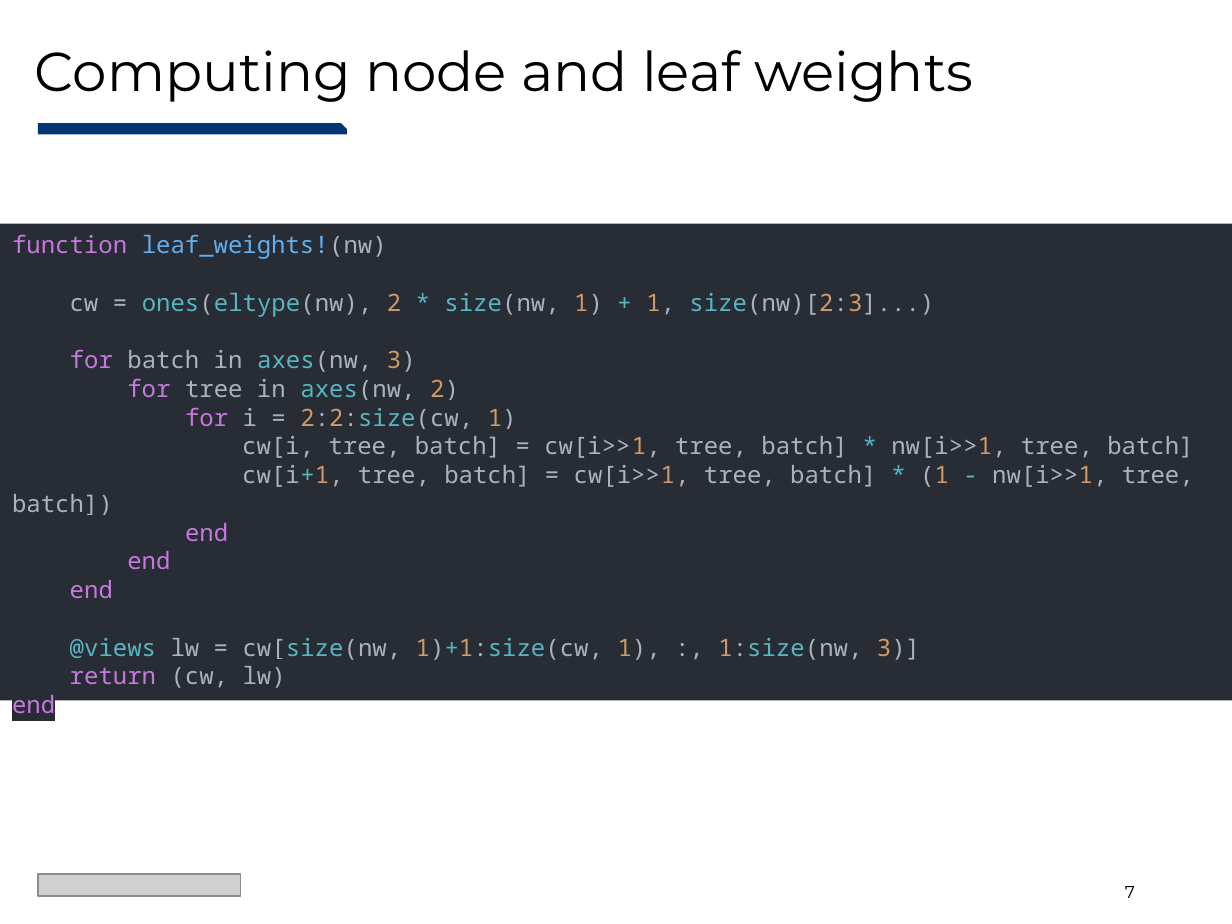
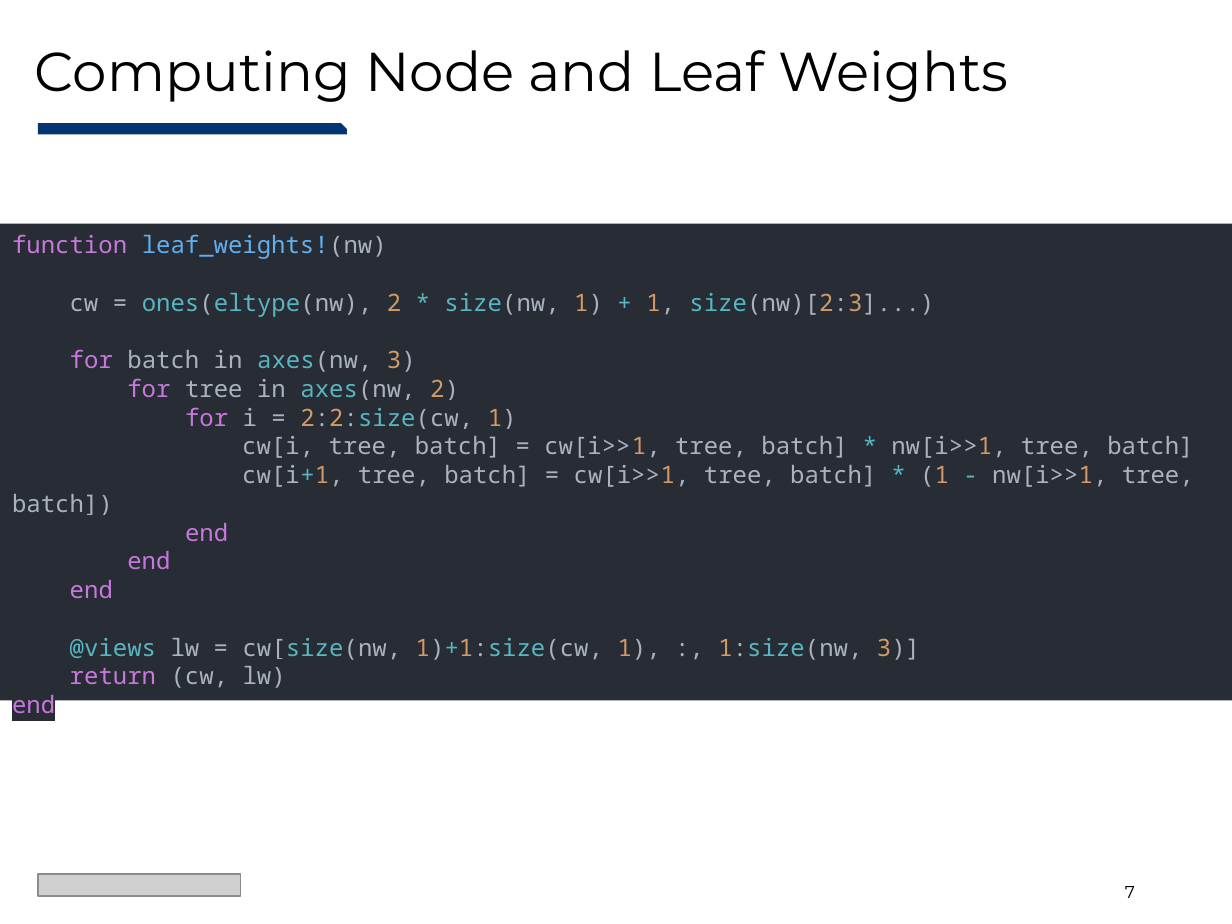
Before and after one commit to Evovest/NeuroTreeModels.jl, a slide deck: slide 7 of docs/juliacon/NeuroTrees-JuliaCon2024.pptx. Drawn at 1232x924 pixels with LibreOffice and Linux fonts; fonts in the diff are those of the drawing; grey boxes stand for pictures. Boxes give left, top, right and bottom in pixels: in the first picture for what was removed or moved away, otherwise in the second. Text is boxed around its words. In the diff, an @@ line names an element or a change of style, - is before the commit and + after.

```diff
--- a/docs/juliacon/NeuroTrees-JuliaCon2024.pptx
+++ b/docs/juliacon/NeuroTrees-JuliaCon2024.pptx
@@ title at bbox=[35, 50, 1008, 102]: text changed @@
-Computing node and leaf weights
+Computing Node and Leaf Weights
```
Also in this commit, not shown: 8 other slides changed, 3 slides added, 1 slide removed, 1 other file.
